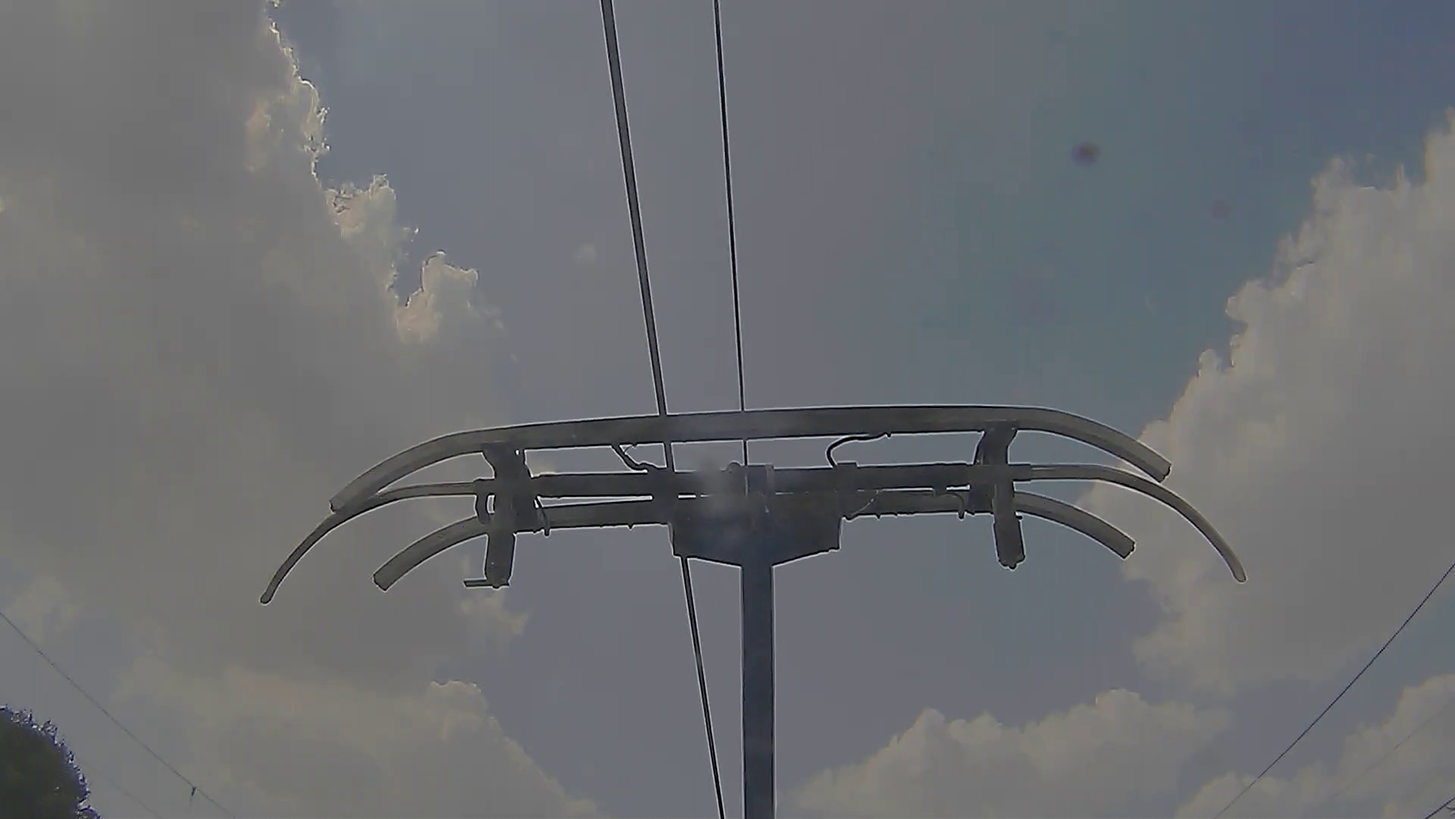
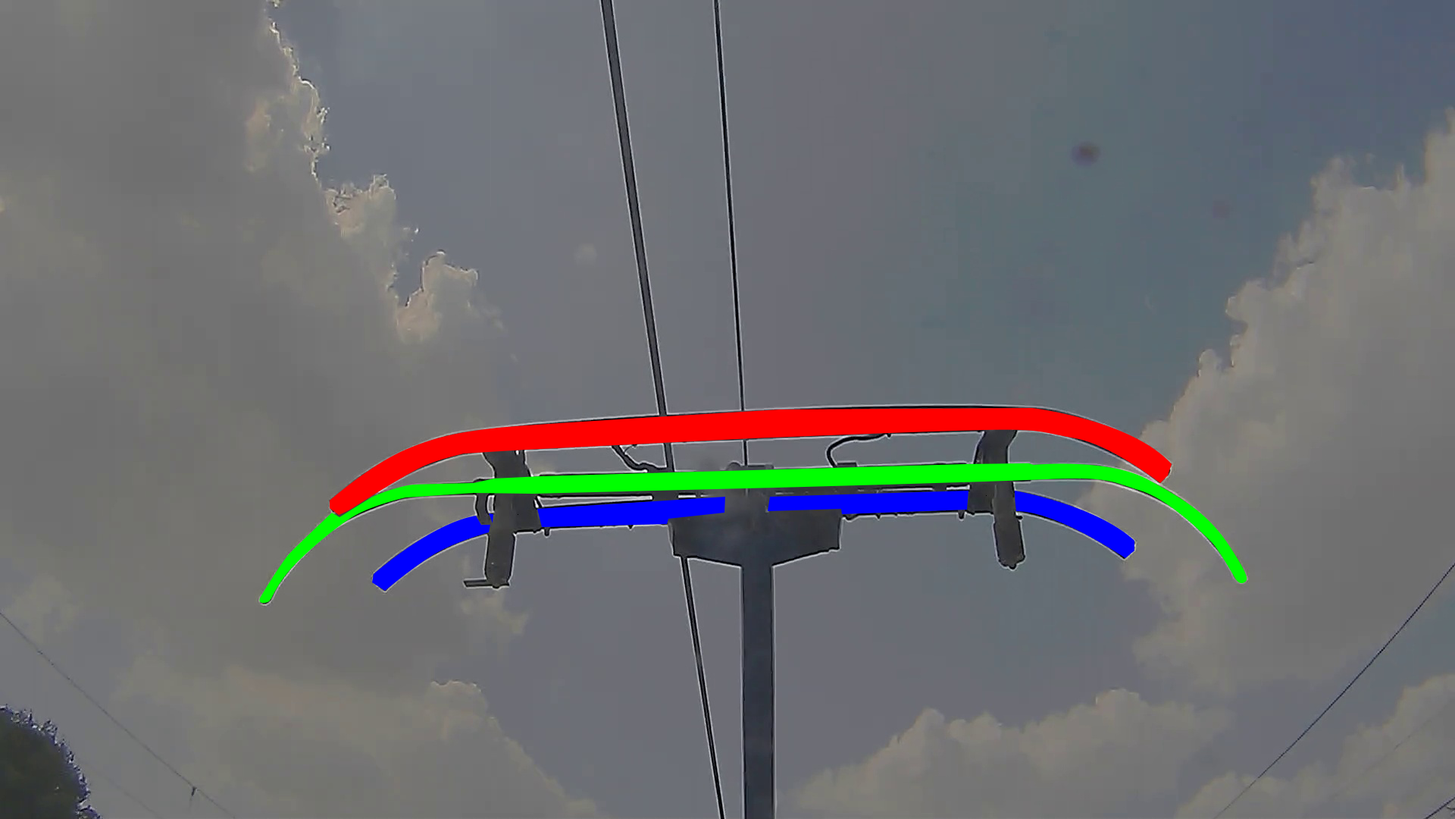
Revision of a layered 1455 × 819 image; what changed, layer by layer:
showed "mask" (1st of 3, in "front_bar") over [329, 407, 1172, 515]
showed "mask" (2nd of 3, in "middle_bar") over [259, 463, 1248, 604]
showed "mask" (3rd of 3, in "rear_bar") over [372, 490, 1135, 591]
